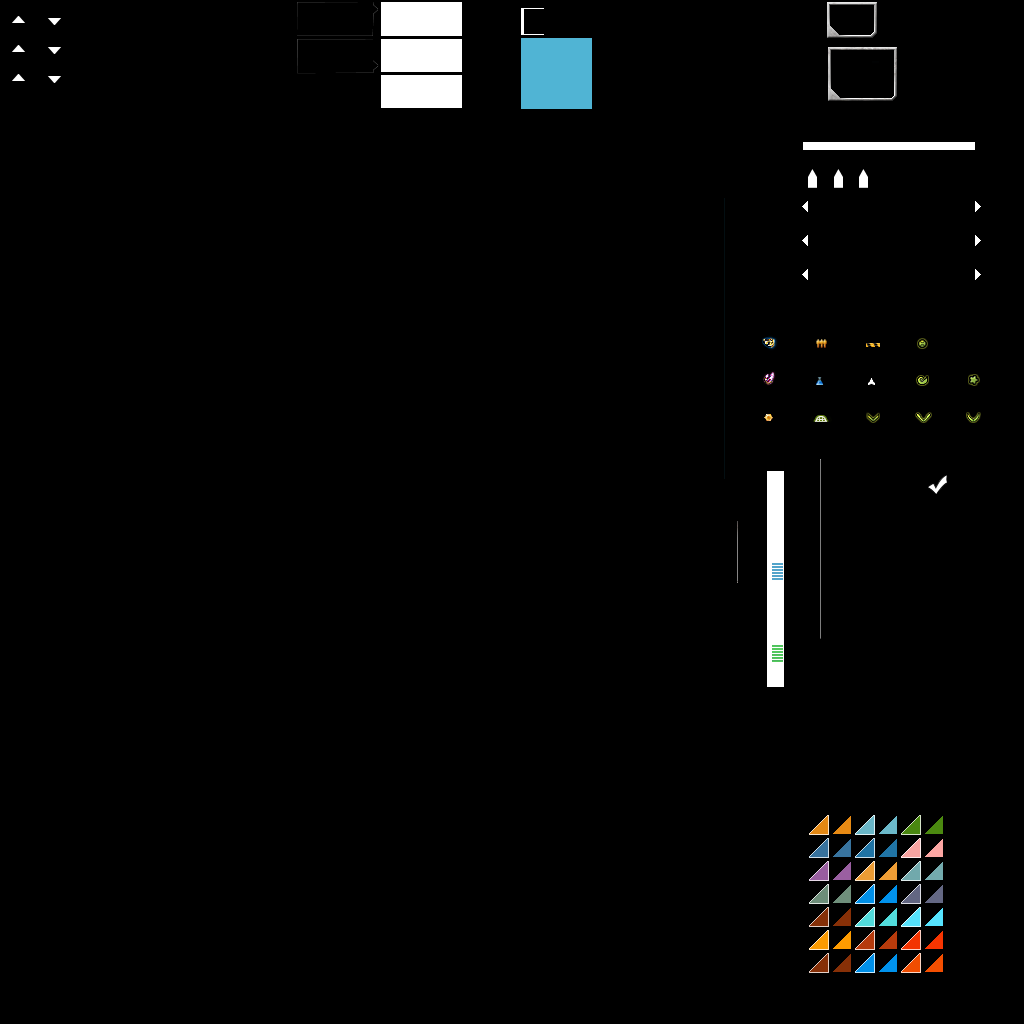
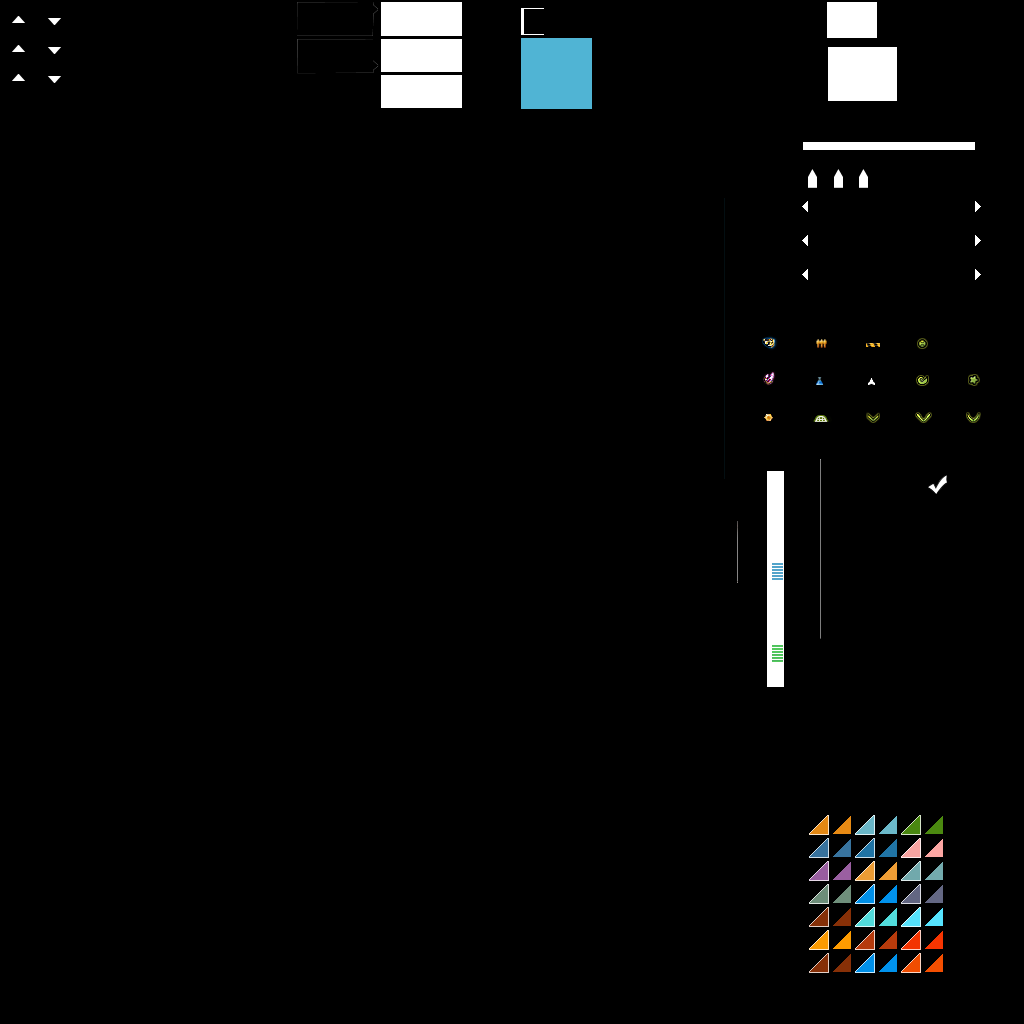
Layer changes from the first 1024 x 1024 image to the second:
added layer "Layer 22" above "Layer 17" over [827, 2, 897, 101]
painted on "Background" (14th of 14) over [827, 2, 897, 101]
